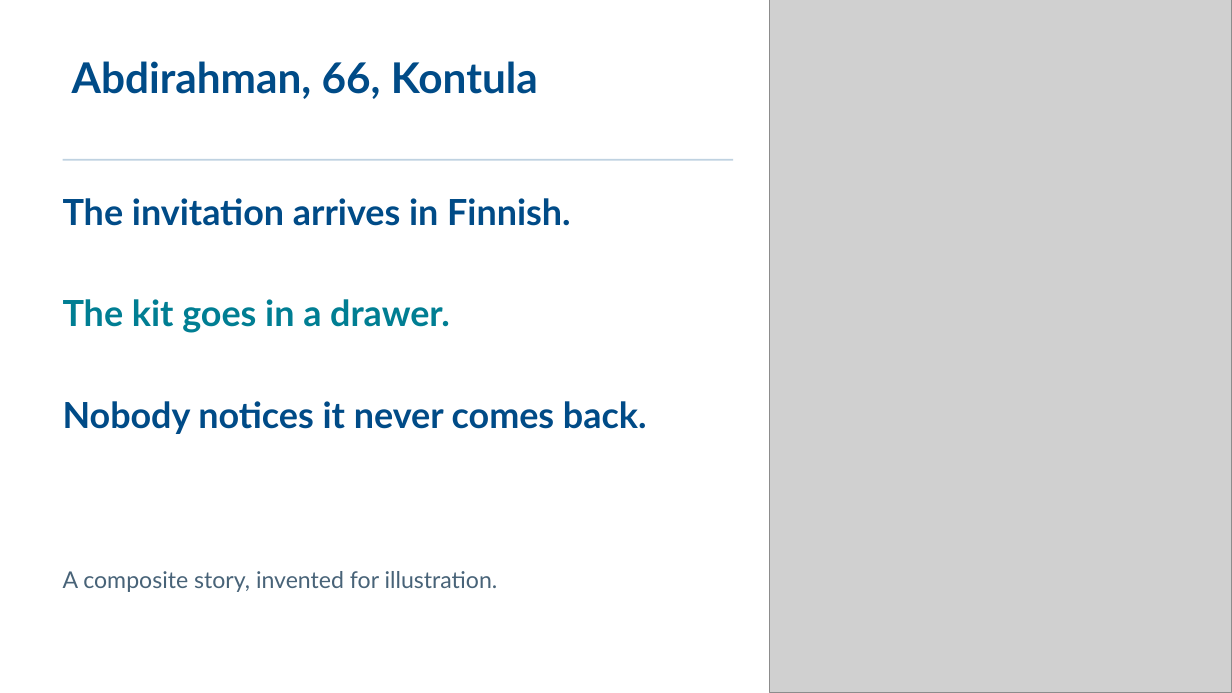
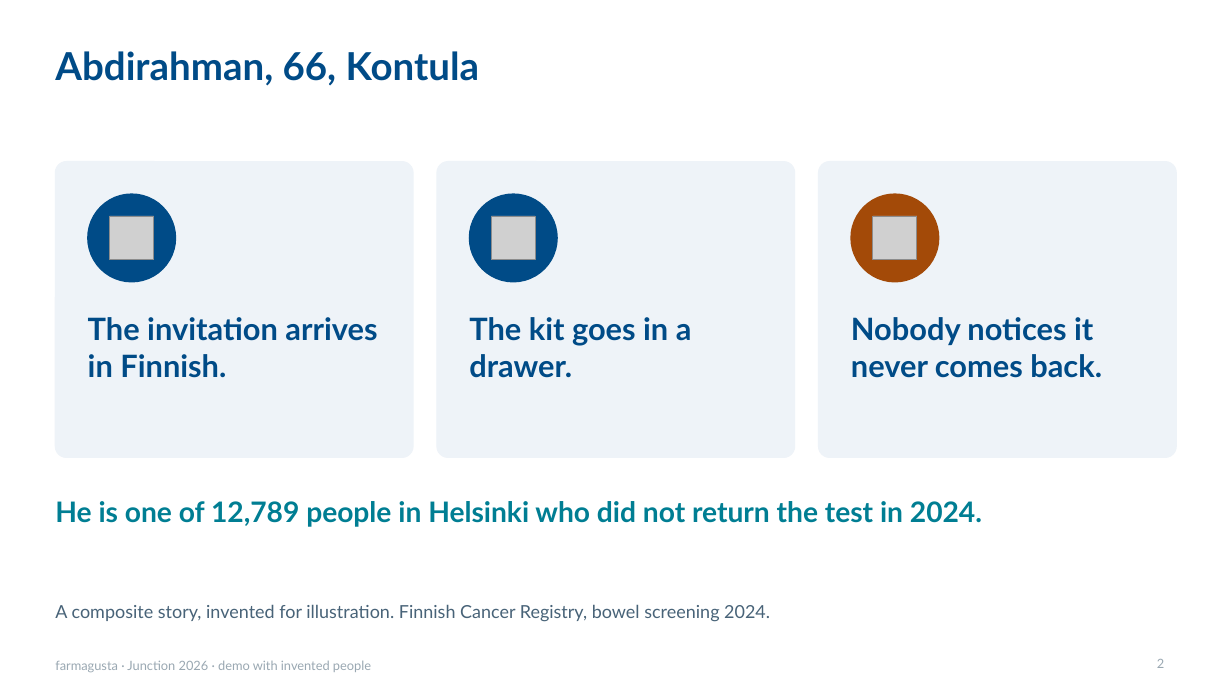
Before and after one commit to rromppanen/junction26, a slide deck: slide 2 of docs/pitch/farmagusta-screening-attendance.pptx. Drawn at 1232x693 pixels with LibreOffice and Linux fonts; fonts in the diff are those of the drawing; grey boxes stand for pictures. Boxes give left, top, right and bottom in pixels: in the first picture for what was removed or moved away, otherwise in the second. Text is boxed around its words. In the diff, an @@ line names an element or a change of style, - is before the commit and + after.

```diff
--- a/docs/pitch/farmagusta-screening-attendance.pptx
+++ b/docs/pitch/farmagusta-screening-attendance.pptx
@@ picture removed at [770, 0, 1232, 693] @@
@@ title "Abdirahman, 66, Kontula": place and size @@
-title "Abdirahman, 66, Kontula" at [72, 61, 538, 99]
+title "Abdirahman, 66, Kontula" at [55, 51, 480, 86]
@@ title "Abdirahman, 66, Kontula" at [55, 51, 480, 86]: size 33 to 30 pt @@
@@ rounded rectangle added at [55, 162, 413, 457], fill #EEF3F8, outline #EEF3F8 1 pt @@
@@ rectangle removed at [63, 159, 734, 161] @@
@@ rounded rectangle added at [437, 162, 795, 457], fill #EEF3F8, outline #EEF3F8 1 pt @@
@@ rounded rectangle added at [819, 162, 1177, 457], fill #EEF3F8, outline #EEF3F8 1 pt @@
@@ ellipse added at [88, 194, 176, 282], fill #004B87, outline #004B87 1 pt @@
@@ ellipse added at [470, 194, 557, 282], fill #004B87, outline #004B87 1 pt @@
@@ ellipse added at [851, 194, 939, 282], fill #A34A08, outline #A34A08 1 pt @@
@@ picture added at [110, 216, 153, 260] @@
@@ picture added at [492, 216, 535, 260] @@
@@ picture added at [873, 216, 917, 260] @@
@@ text "The invitation arrives in Finnish.": place and size @@
-text "The invitation arrives in Finnish." at [63, 198, 571, 226]
+text "The invitation arrives in Finnish." at [88, 317, 377, 378]
@@ text "The invitation arrives in Finnish." at [88, 317, 377, 378]: size 28 to 24 pt @@
@@ text "The kit goes in a ...": place and size @@
-text "The kit goes in a ..." at [63, 299, 450, 333]
+text "The kit goes in a ..." at [469, 317, 692, 378]
@@ text "The kit goes in a ..." at [469, 317, 692, 378]: size 28 to 24 pt, text colour #007E93 to #004B87 @@
@@ text "Nobody notices it never comes ..." at [851, 317, 1102, 378]: size 28 to 24 pt @@
@@ text "Nobody notices it never comes ...": place and size @@
-text "Nobody notices it never comes ..." at [63, 401, 647, 434]
+text "Nobody notices it never comes ..." at [851, 317, 1102, 378]
@@ text added at [55, 501, 982, 527], 22 pt, text #007E93, bold @@
+He is one of 12,789 people in Helsinki who did not return the test in 2024.
@@ text at [55, 604, 770, 622]: text changed; size 18 to 14 pt @@
-A composite story, invented for illustration.
+A composite story, invented for illustration. Finnish Cancer Registry, bowel screening 2024.
@@ page number added at [1157, 659, 1164, 668], 10 pt, text #9AA8B2 @@
+2
@@ text added at [55, 661, 371, 672], 10 pt, text #9AA8B2 @@
+farmagusta · Junction 2026 · demo with invented people
```
Also in this commit, not shown: 13 other slides changed, 4 slides added, 5 slides removed.
